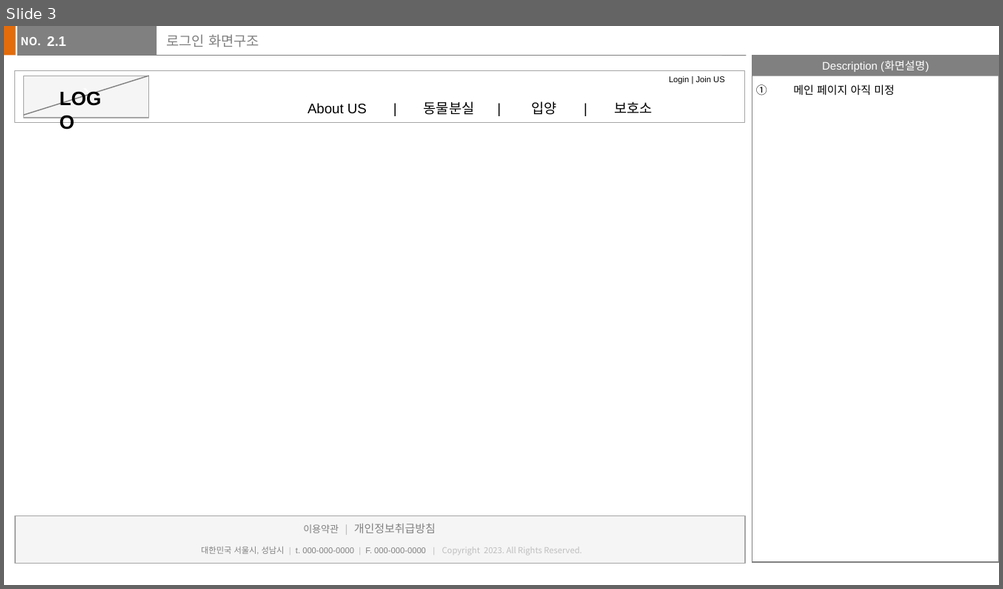
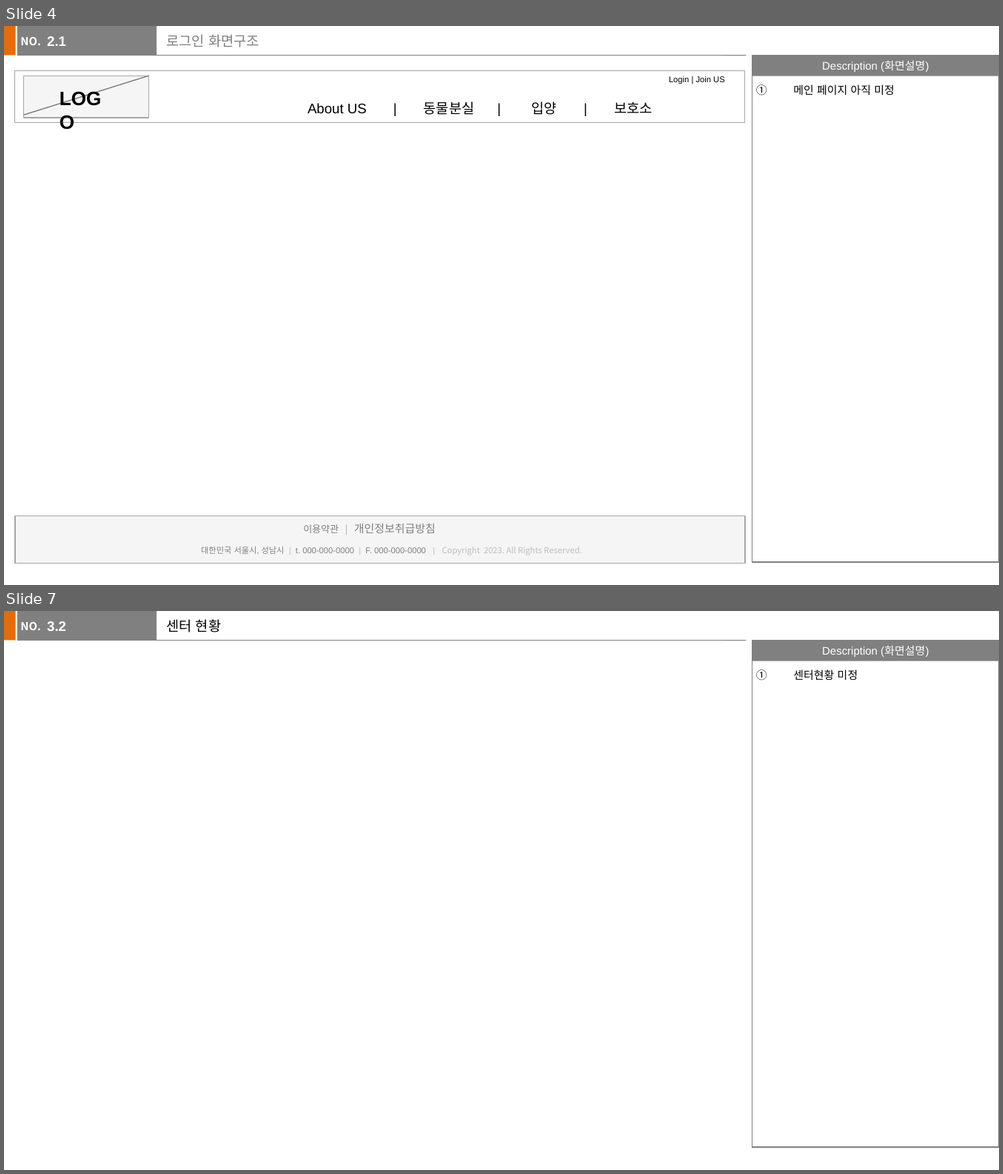
Before and after one commit to jaemikim/Notes, a slide deck: 기획문서/보보 (가칭)_v1-2.pptx. Shown one above the other, each under a label of ours: slide 3 before the commit, slides 4 and 7 after it; the slides between them are not shown. The pictures are 1003x589 and 1003x1174 pixels, drawn with LibreOffice and Linux fonts; fonts in the diff are those of the drawing. Boxes give left, top, right and bottom in pixels: in the first picture for what was removed or moved away, otherwise in the second. Text is boxed around its words. In the diff, an @@ line names an element or a change of style, - is before the commit and + after.

```diff
--- a/기획문서/보보 (가칭)_v1-2.pptx
+++ b/기획문서/보보 (가칭)_v1-2.pptx
@@ slide 7 added at [4, 611, 999, 1170], background #FFFFFF; not listed: 6 template elements that a slide beside it also shows @@
@@ text added at [47, 621, 66, 631], 10 pt, text #FFFFFF, bold @@
+3.2
@@ title added at [167, 619, 221, 632], 10 pt, text #000000 @@
+센터 현황
@@ text added at [793, 669, 858, 681], 8 pt, text #000000 @@
+1. 센터현황 미정
@@ what was slide 3 is now slide 4 @@
```
Also in this commit, not shown: 2 slides changed, 12 other slides added, 1 other file.
